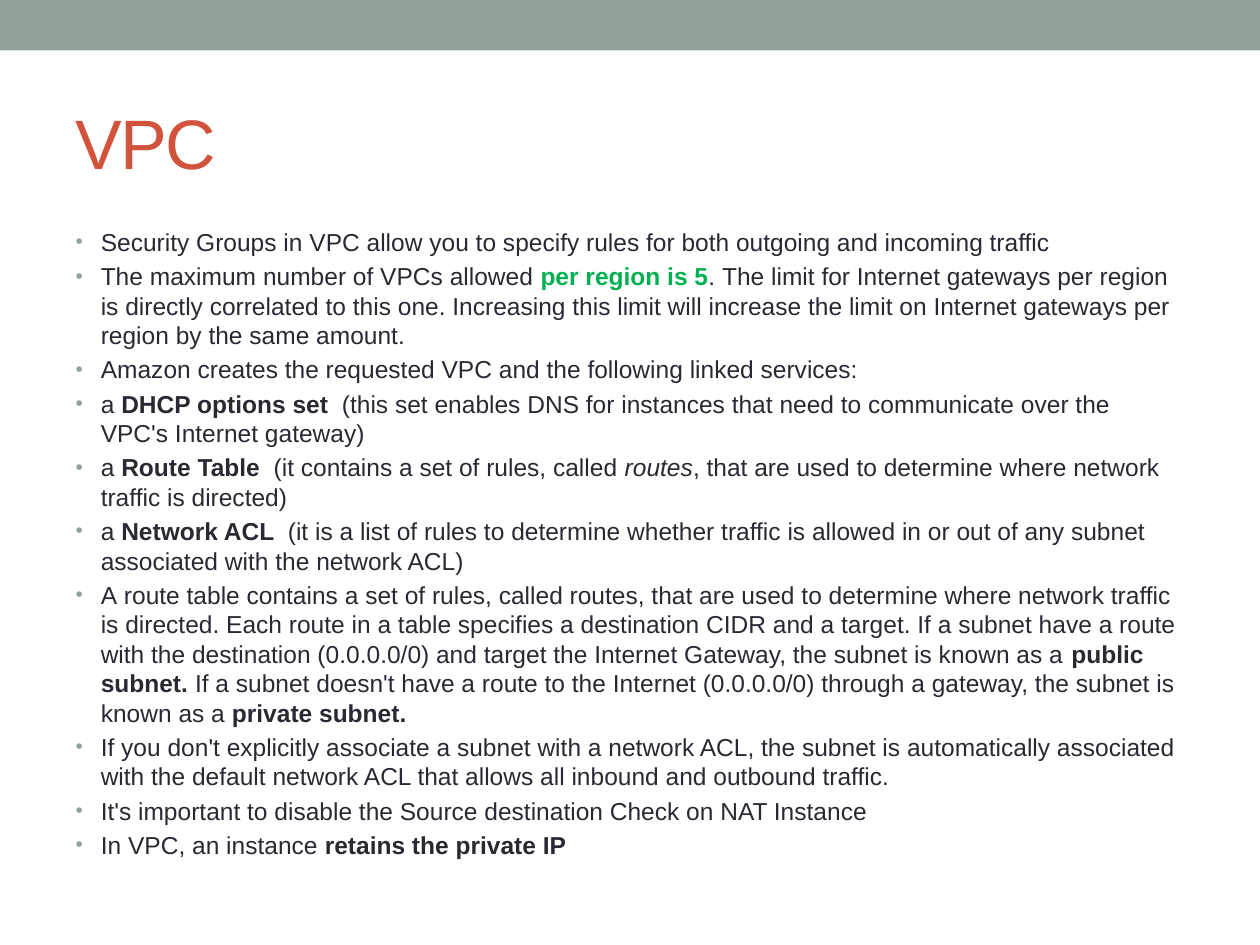
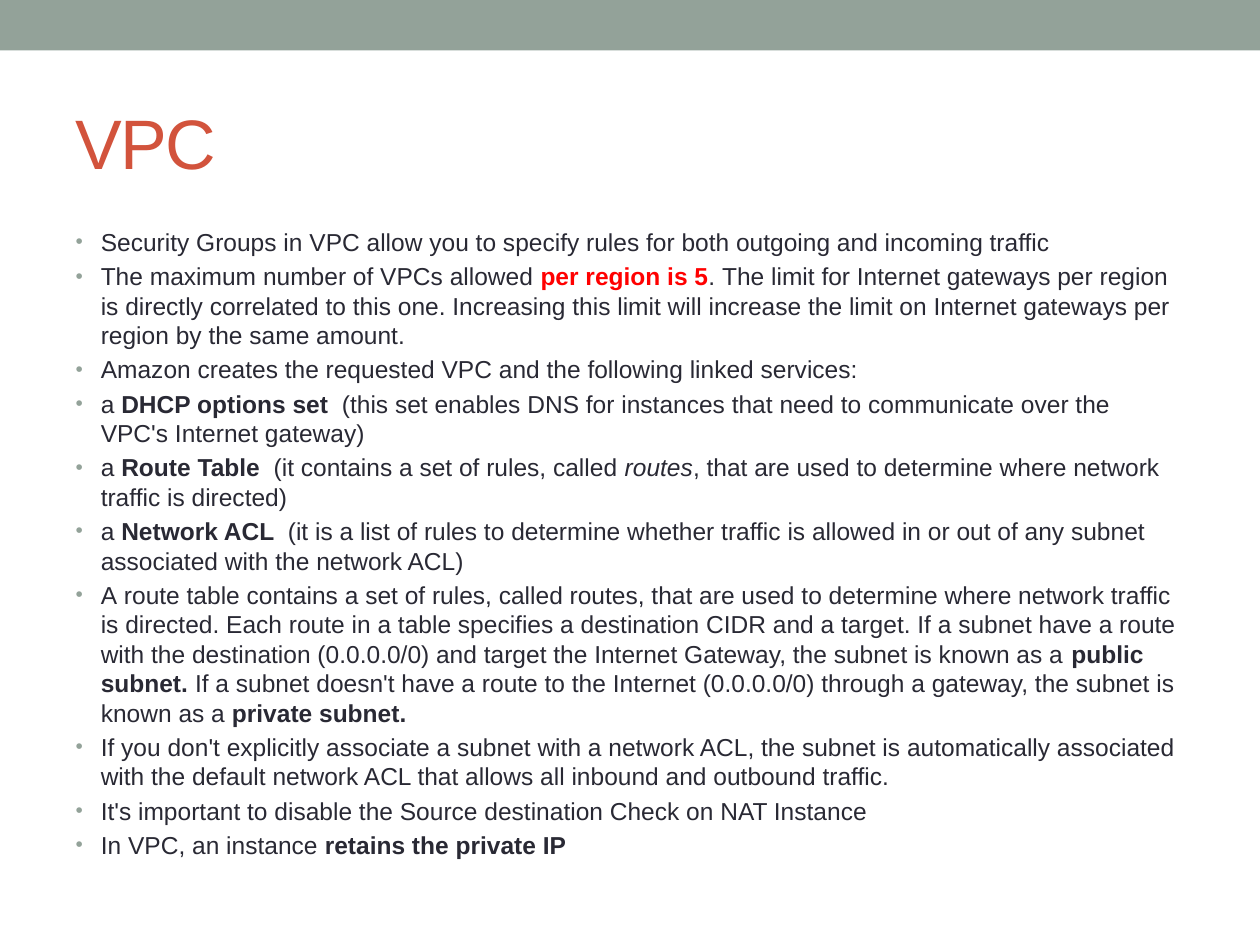
Before and after one commit to notionquest/ProjectDocumentation, a slide deck: slide 4 of AWS_Solution_Architect.pptx. Drawn at 1260x945 pixels with LibreOffice and Linux fonts; fonts in the diff are those of the drawing. Boxes give left, top, right and bottom in pixels: in the first picture for what was removed or moved away, otherwise in the second. Text is boxed around its words. In the diff, an @@ line names an element or a change of style, - is before the commit and + after.

```diff
--- a/AWS_Solution_Architect.pptx
+++ b/AWS_Solution_Architect.pptx
@@ text at bbox=[101, 267, 1169, 349]: text colour #00B050 to #FF0000 in "per region is 5." @@
```
Also in this commit, not shown: 9 other slides changed, 4 slides added.
